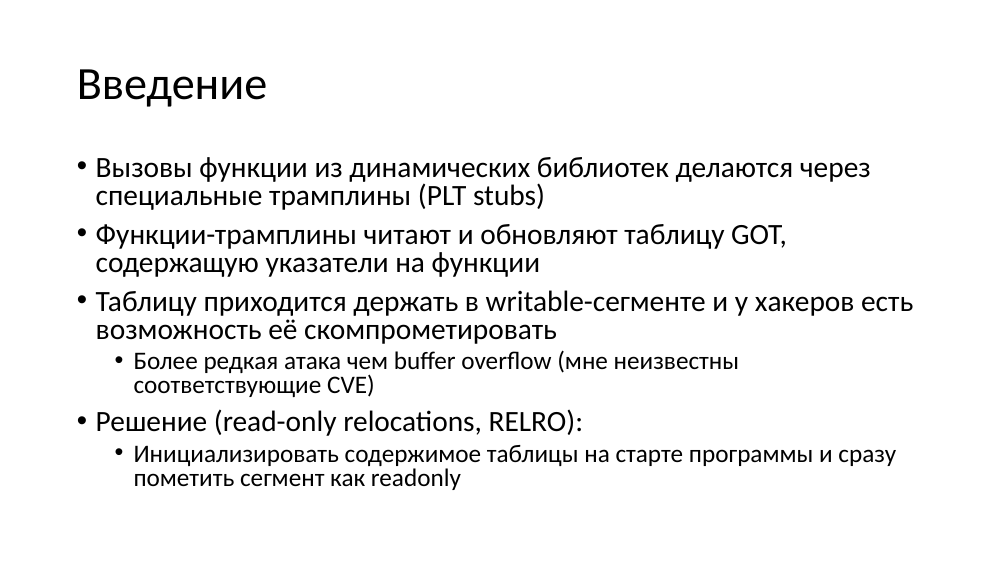
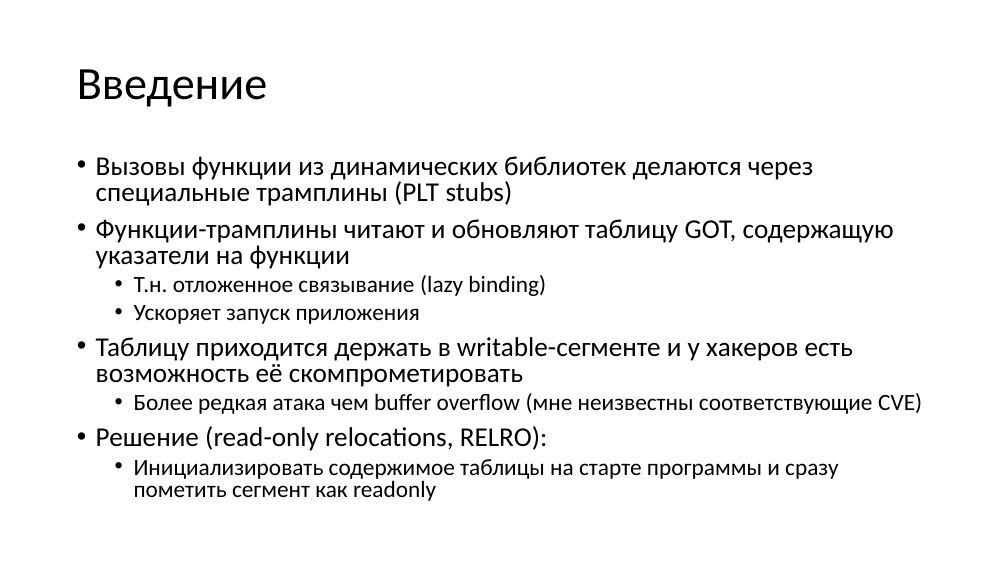
Before and after one commit to yugr/slides, a slide deck: slide 48 of CppZeroCost/2025/RU.pptx. Drawn at 1008x567 pixels with LibreOffice and Linux fonts; fonts in the diff are those of the drawing. Boxes give left, top, right and bottom in pixels: in the first picture for what was removed or moved away, otherwise in the second. Text is boxed around its words. In the diff, an @@ line names an element or a change of style, - is before the commit and + after.

```diff
--- a/CppZeroCost/2025/RU.pptx
+++ b/CppZeroCost/2025/RU.pptx
@@ text at (96,156,922,501): size 28 to 25.9 pt in "Вызовы функции из динамических библиотек делаются через ...", "Функции-трамплины читают и обновляют таблицу GOT, содержащую ...", "Таблицу приходится держать в writable-сегменте и у ...", "Решение (read-only relocations, RELRO):"; size 24 to 22.2 pt in "Более редкая атака чем buffer overflow (мне ...", "Инициализировать содержимое таблицы на старте программы и ..." @@
@@ text at (134,275,546,324): paragraphs added @@
+  • Т.н. отложенное связывание (lazy binding)
+  • Ускоряет запуск приложения
```
Also in this commit, not shown: 1 other slide changed.
